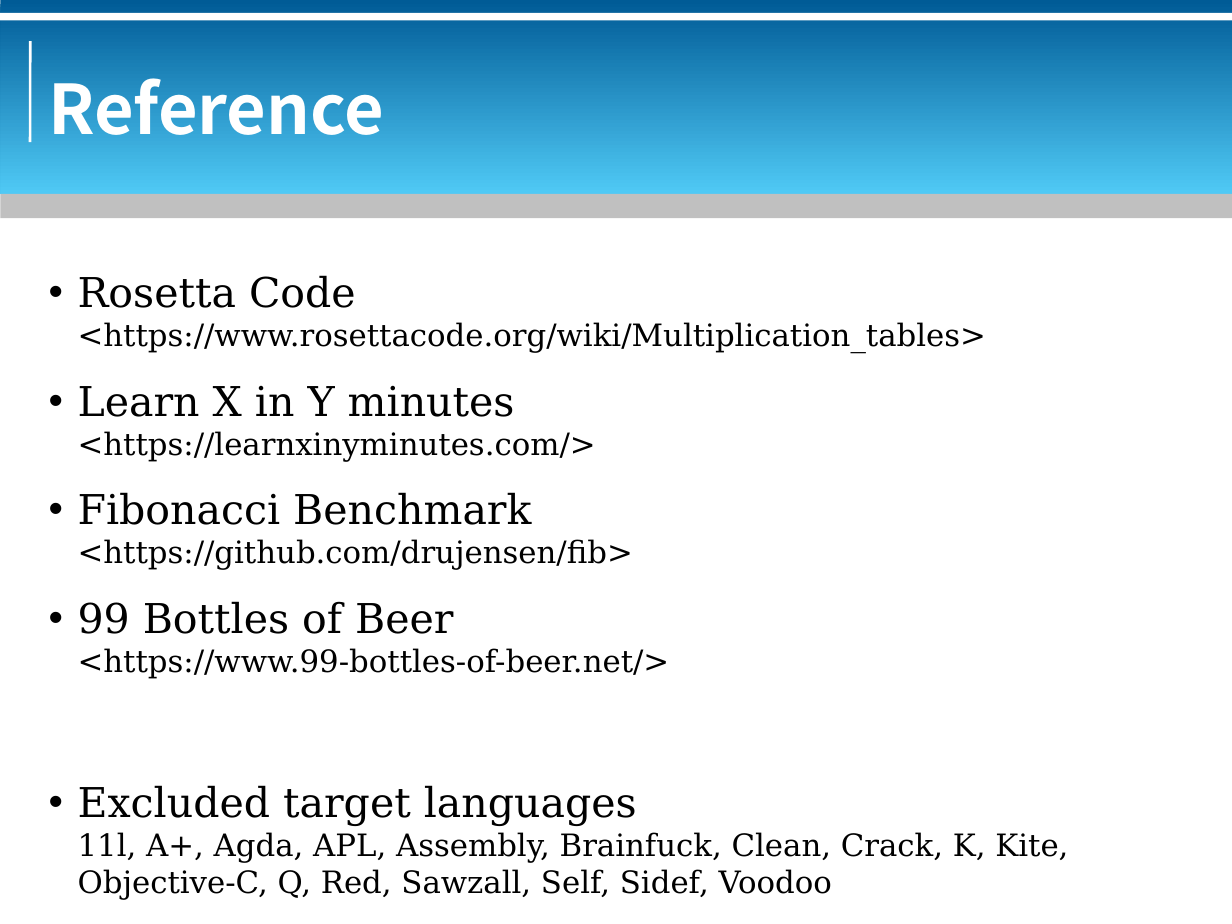
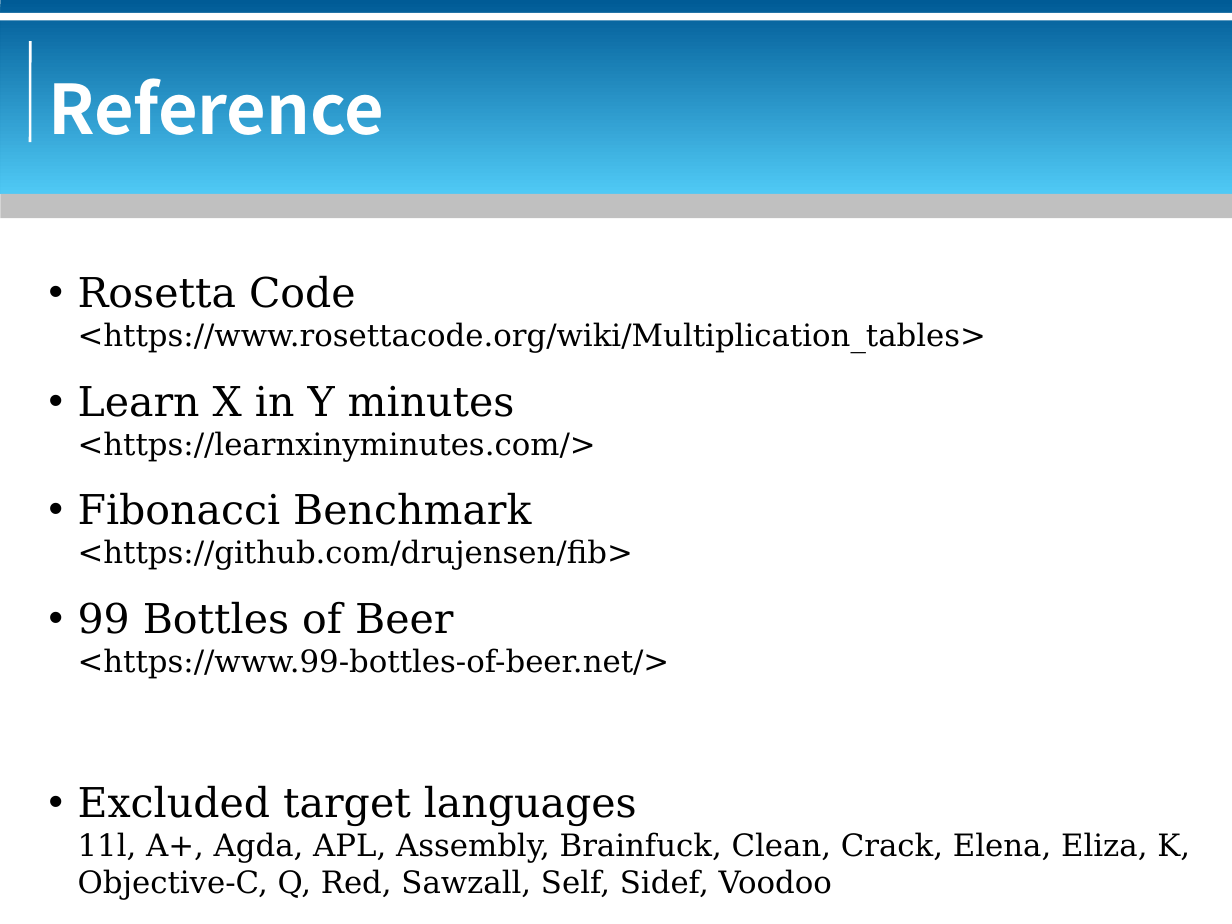
Before and after one commit to bluebat/.presentations, a slide deck: slide 79 of multiplication-table.odp (slide 75 before the commit). Drawn at 1232x924 pixels with LibreOffice and Linux fonts; fonts in the diff are those of the drawing; background and template pictures are left out. Boxes give left, top, right and bottom in pixels: in the first picture for what was removed or moved away, otherwise in the second. Text is boxed around its words. In the diff, an @@ line names an element or a change of style, - is before the commit and + after.

Commit message:
update

```diff
--- a/multiplication-table.odp
+++ b/multiplication-table.odp
@@ text at box(78, 832, 1190, 900): text changed @@
-11l, A+, Agda, APL, Assembly, Brainfuck, Clean, Crack, K, Kite, Objective-C, Q, Red, Sawzall, Self, Sidef, Voodoo
+11l, A+, Agda, APL, Assembly, Brainfuck, Clean, Crack, Elena, Eliza, K, Objective-C, Q, Red, Sawzall, Self, Sidef, Voodoo
```
Also in this commit, not shown: 7 other slides changed, 4 slides added.
